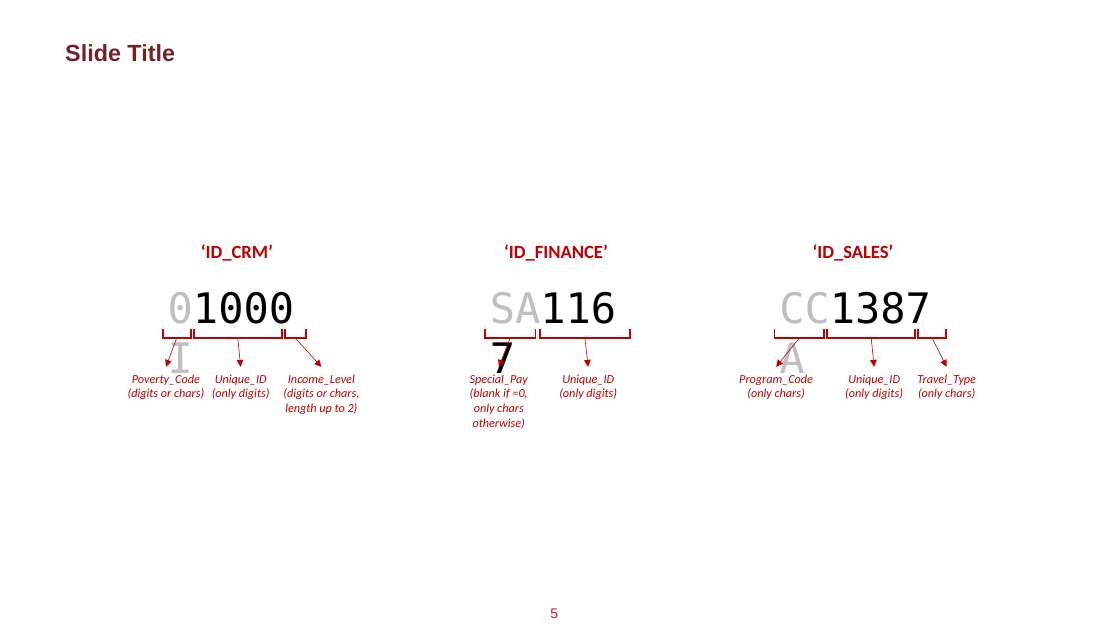
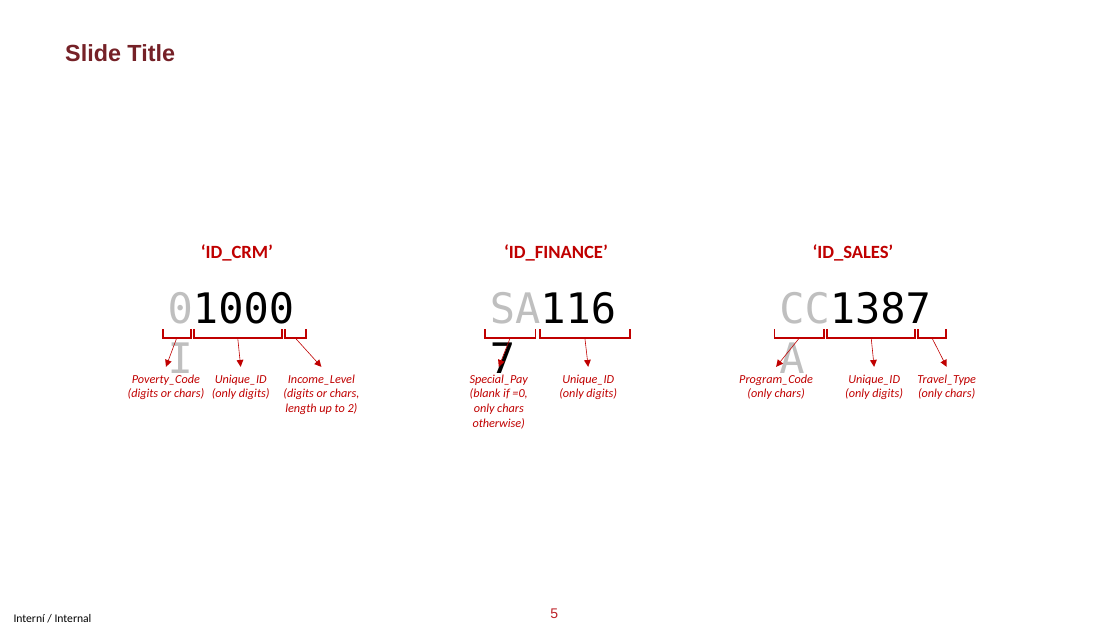
Before and after one commit to NRSGroup1/Project_Work, a slide deck: slide 5 of Final_Presentation/DS_Ed4_Group1_ProjectWork_Template.pptx. Drawn at 1120x630 pixels with LibreOffice and Linux fonts; fonts in the diff are those of the drawing; background and template pictures are left out. Boxes give left, top, right and bottom in pixels: in the first picture for what was removed or moved away, otherwise in the second. Text is boxed around its words. In the diff, an @@ line names an element or a change of style, - is before the commit and + after.

```diff
--- a/Final_Presentation/DS_Ed4_Group1_ProjectWork_Template.pptx
+++ b/Final_Presentation/DS_Ed4_Group1_ProjectWork_Template.pptx
@@ text added at <box>14,614,92,622</box>, 10 pt, text #000000 @@
+Interní / Internal
```
Also in this commit, not shown: 6 other slides changed, 2 slides added, 1 slide removed.
